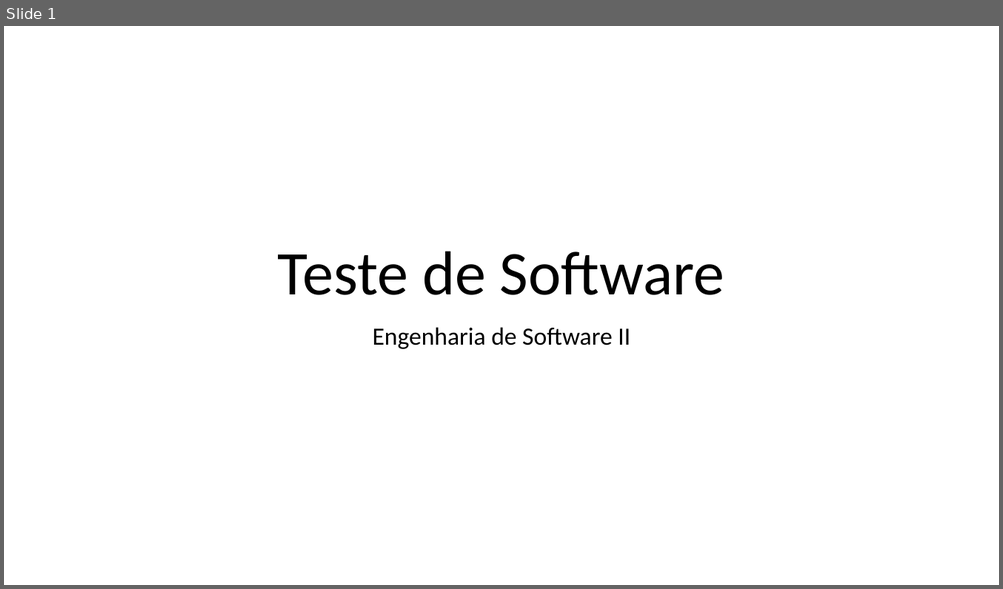
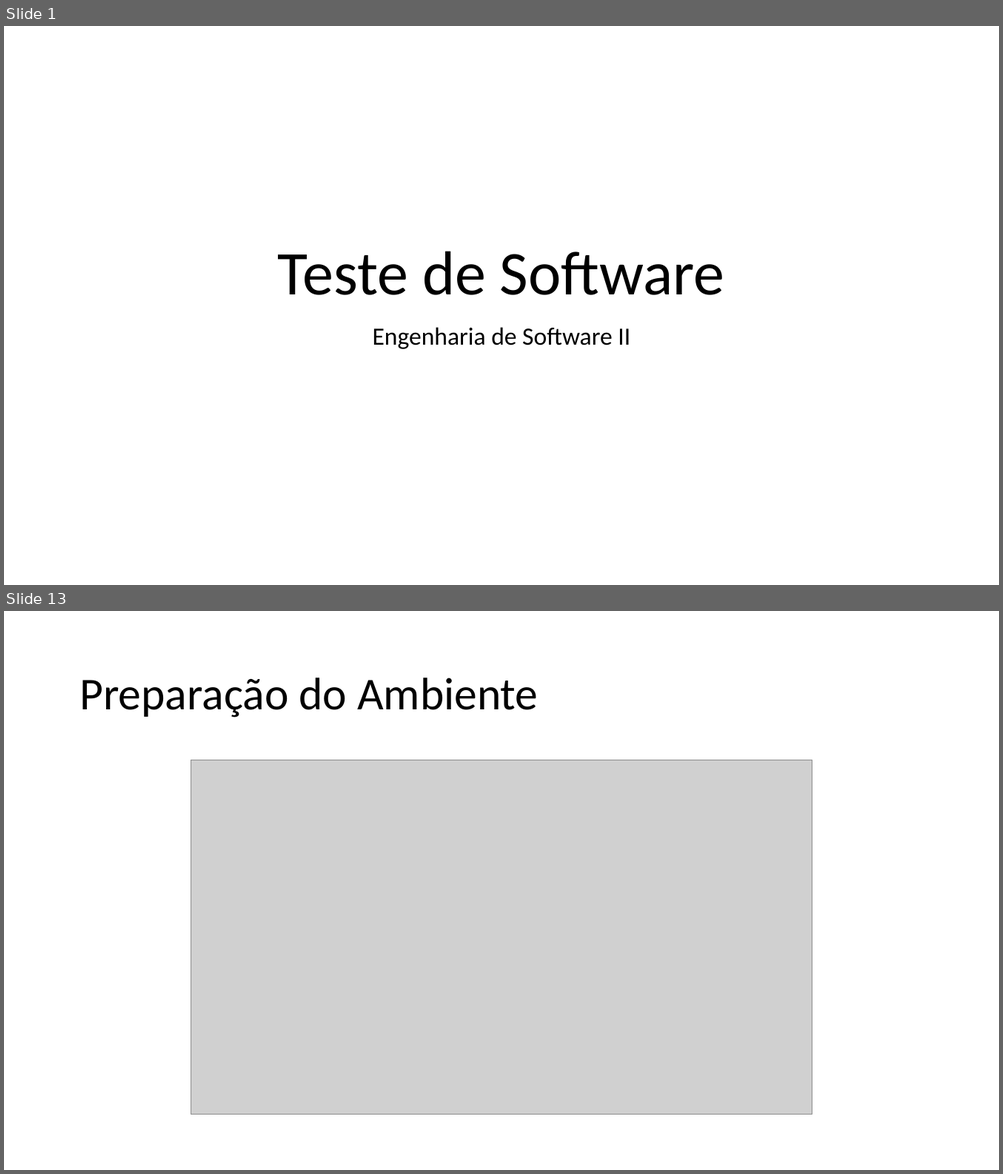
Before and after one commit to fmassaretto/SoftwareTesting, a slide deck: Teste de Software.pptx. Shown one above the other, each under a label of ours: slide 1 before the commit, slides 1 and 13 after it; the slides between them are not shown. The pictures are 1003x589 and 1003x1174 pixels, drawn with LibreOffice and Linux fonts; fonts in the diff are those of the drawing; grey boxes stand for pictures. Boxes give left, top, right and bottom in pixels: in the first picture for what was removed or moved away, otherwise in the second. Text is boxed around its words. In the diff, an @@ line names an element or a change of style, - is before the commit and + after.

```diff
--- a/Teste de Software.pptx
+++ b/Teste de Software.pptx
@@ slide 13 added at [4, 611, 999, 1170], background #FFFFFF @@
@@ title added at [79, 678, 538, 718], 44 pt, text #000000 @@
+Preparação do Ambiente
@@ picture added at [190, 760, 812, 1116] @@
```
Also in this commit, not shown: 43 other slides added.
